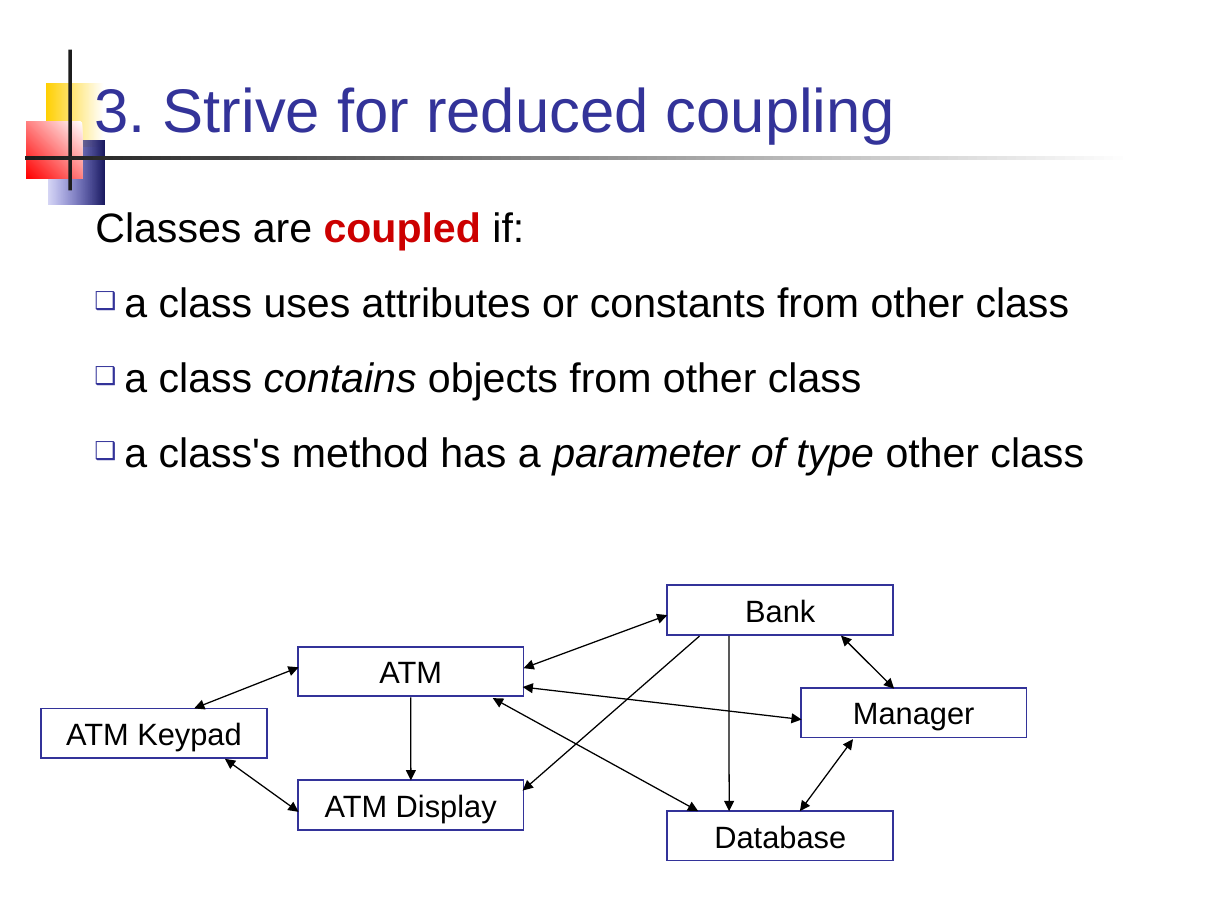
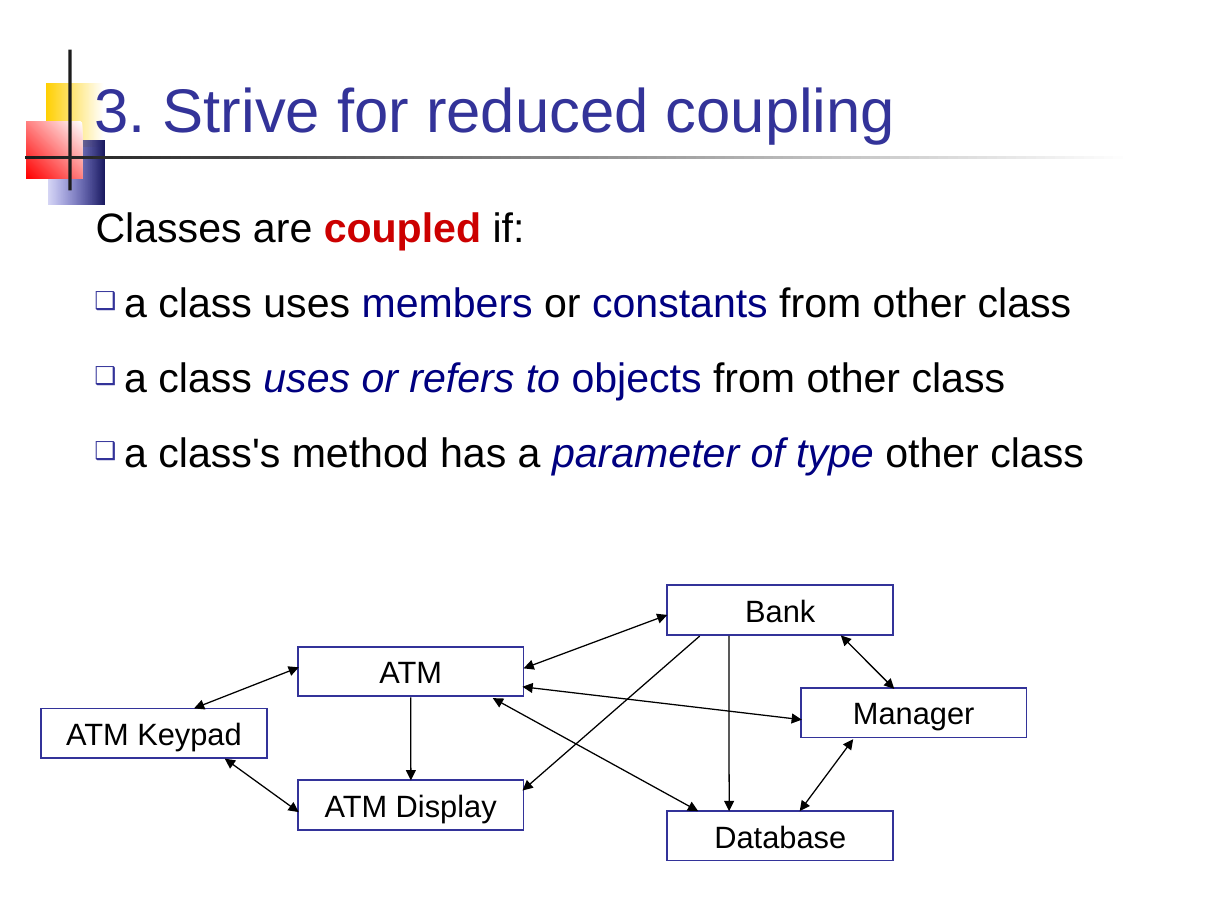
Before and after one commit to skeoop/skeoop.github.io, a slide deck: slide 5 of misc/Writing-Better-Code.ppt. Drawn at 1232x924 pixels with LibreOffice and Linux fonts; fonts in the diff are those of the drawing. Boxes give left, top, right and bottom in pixels: in the first picture for what was removed or moved away, otherwise in the second. Text is boxed around its words. In the diff, an @@ line names an element or a change of style, - is before the commit and + after.

```diff
--- a/misc/Writing-Better-Code.ppt
+++ b/misc/Writing-Better-Code.ppt
@@ text at (x1=124, y1=287, x2=1072, y2=400): text changed @@
-❑ a class uses attributes or constants from other class
-❑ a class contains objects from other class
+❑ a class uses members or constants from other class
+❑ a class uses or refers to objects from other class
@@ text at (x1=124, y1=437, x2=1084, y2=475): text colour #000000 to #000080 in "parameter of type" @@
```
Also in this commit, not shown: 10 other files.
